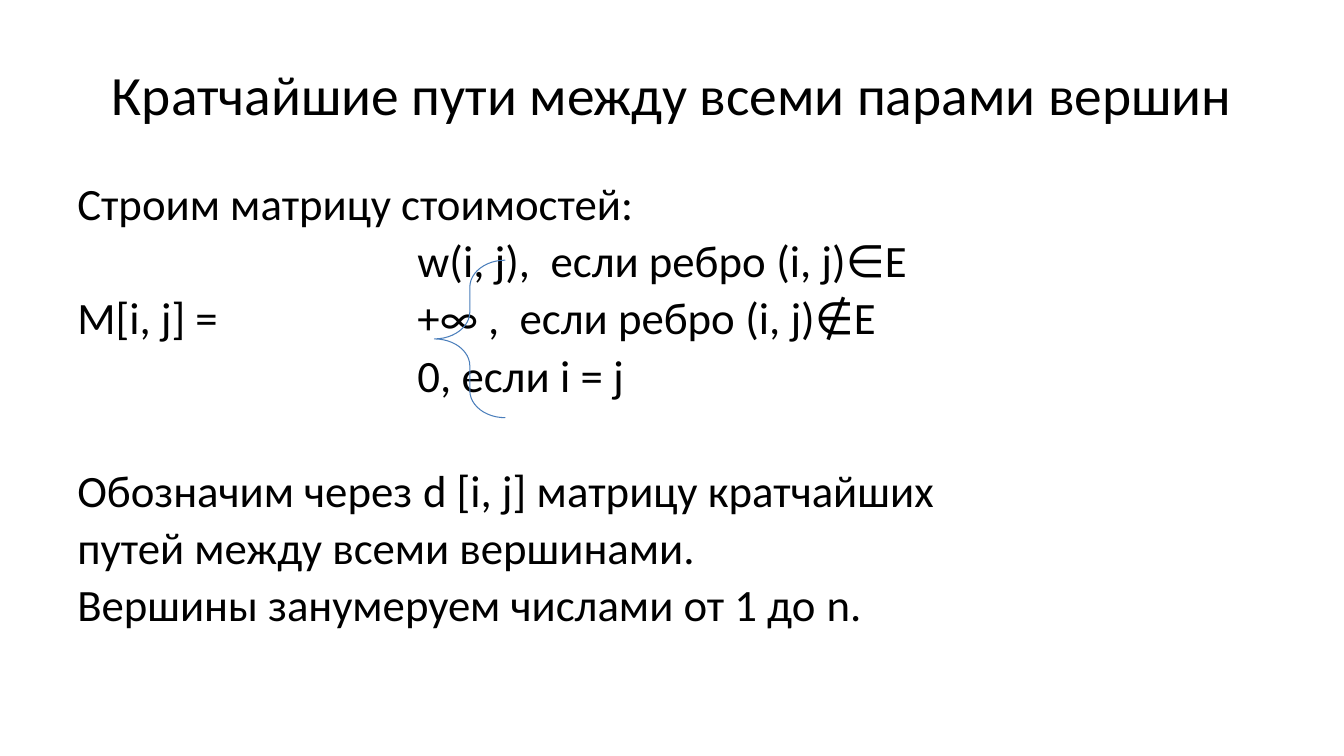
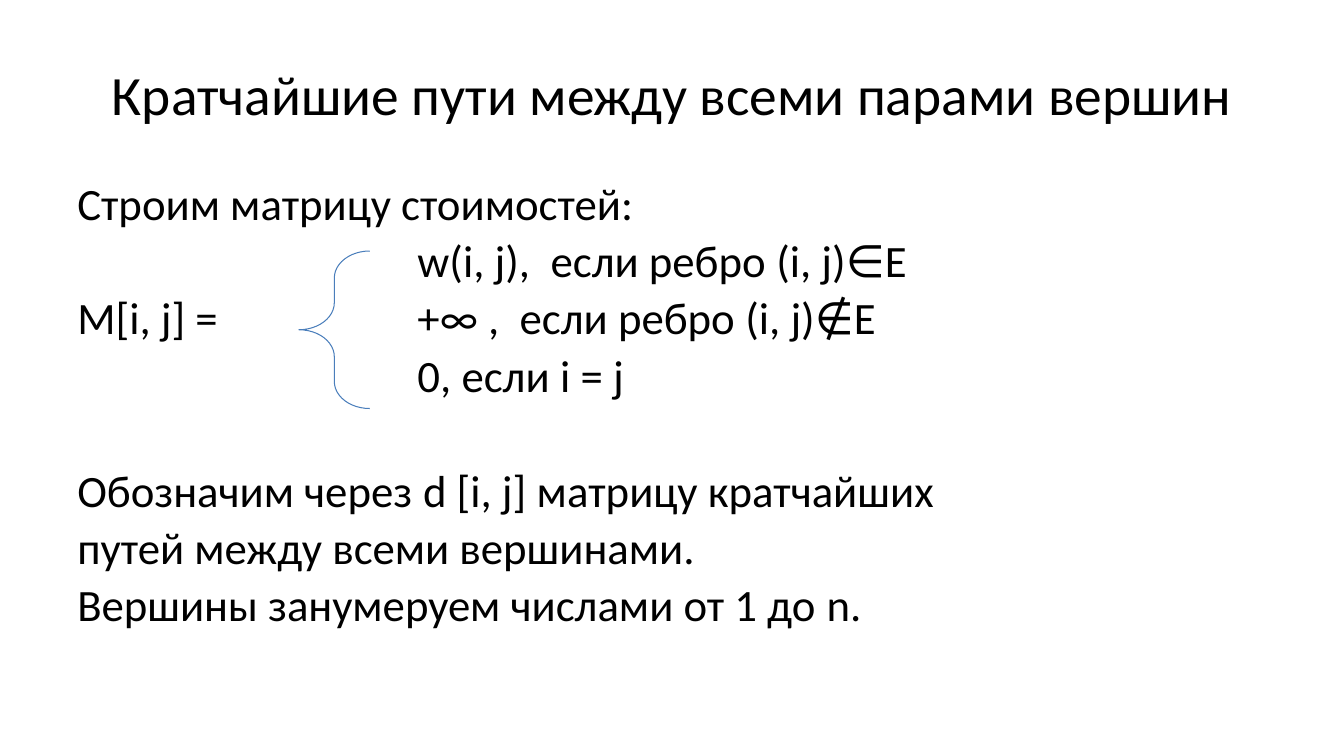
Before and after one commit to Evgueni-Petrov-aka-espetrov/Algorithms-and-Programming-in-C-pptx, a slide deck: slide 24 of 21 Динамическое программирование.pptx (slide 31 before the commit). Drawn at 1344x756 pixels with LibreOffice and Linux fonts; fonts in the diff are those of the drawing. Boxes give left, top, right and bottom in pixels: in the first picture for what was removed or moved away, otherwise in the second. Text is boxed around its words. In the diff, an @@ line names an element or a change of style, - is before the commit and + after.

```diff
--- a/21 Динамическое программирование.pptx
+++ b/21 Динамическое программирование.pptx
@@ left brace: place and size @@
-left brace at <box>435,260,505,417</box>
+left brace at <box>299,251,370,408</box>
```
Also in this commit, not shown: 16 other slides changed, 12 slides added, 14 slides removed.
